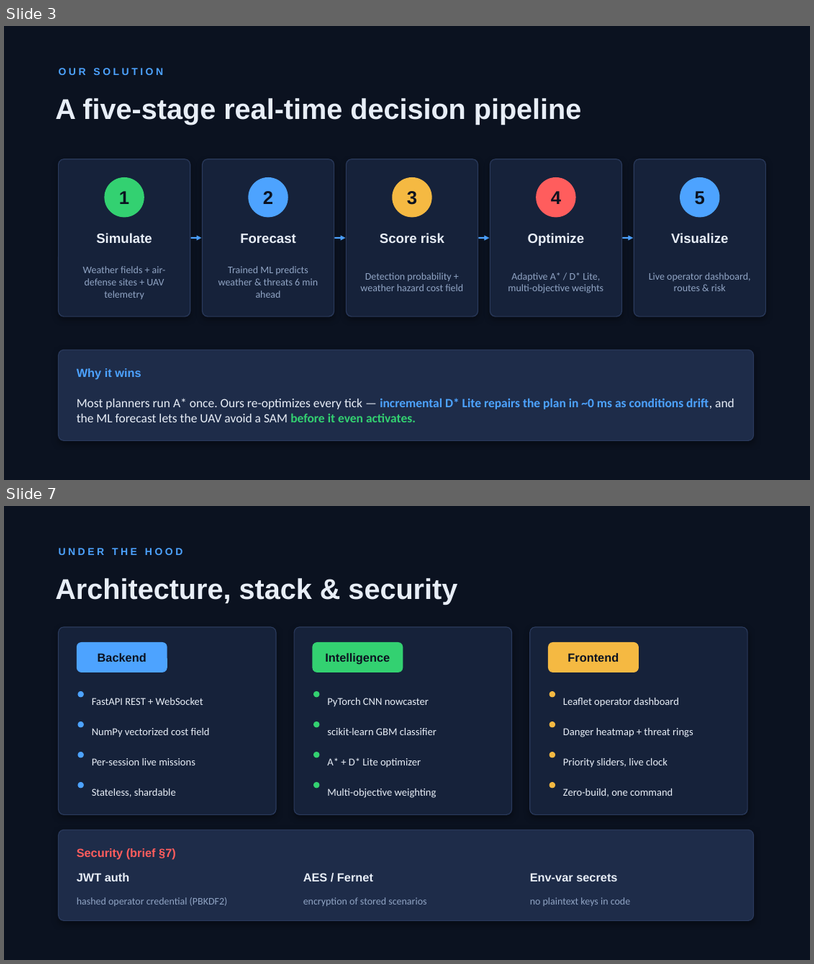
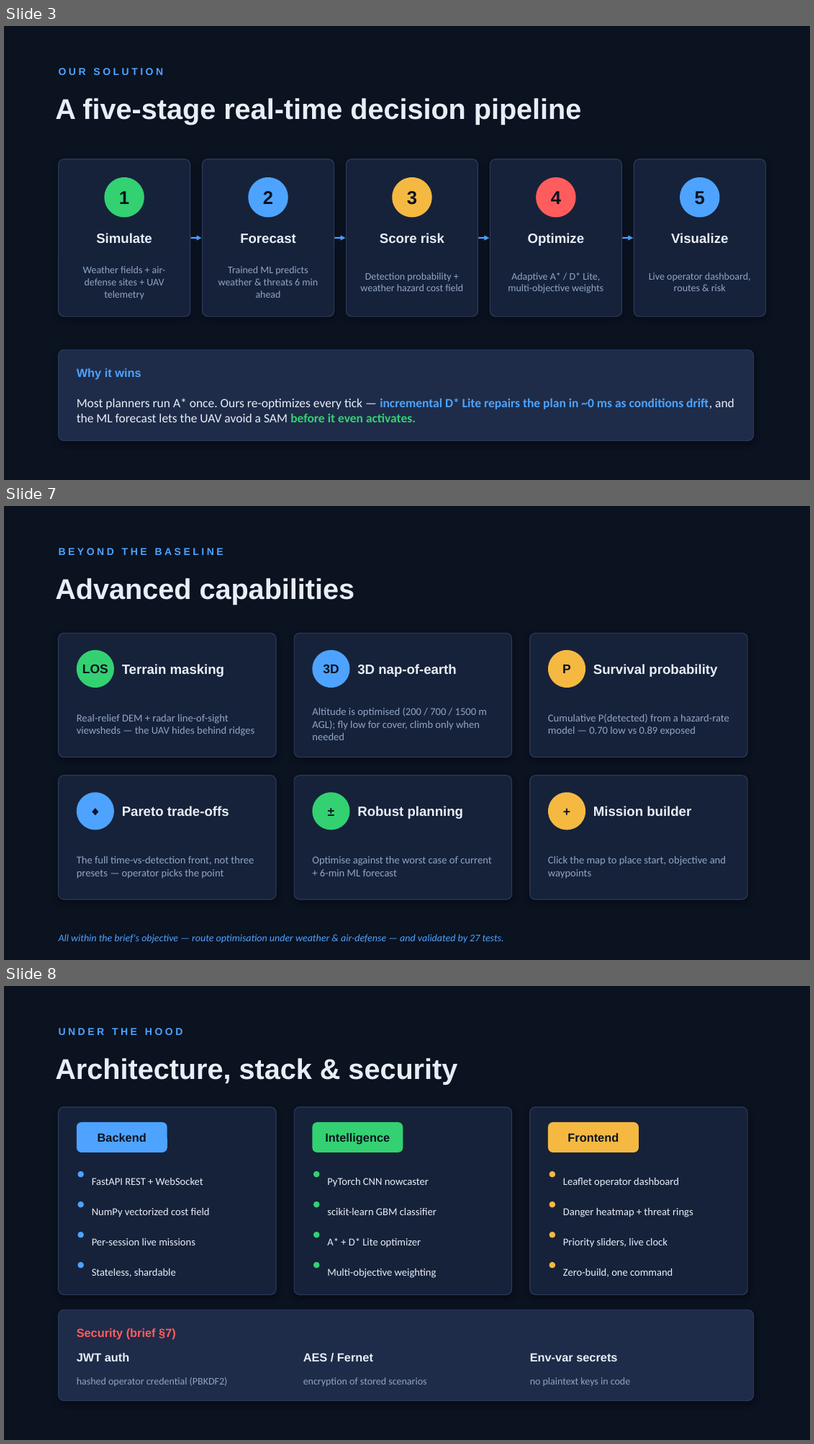
Before and after one commit to Ai7khan/uav-route-optimization-dss, a slide deck: docs/UAV_DSS_Deck.pptx. Shown one above the other, each under a label of ours: slides 3 and 7 before the commit, slides 3, 7 and 8 after it; the slides between them are not shown. The pictures are 814x964 and 814x1444 pixels, drawn with LibreOffice and Linux fonts; fonts in the diff are those of the drawing. Boxes give left, top, right and bottom in pixels: in the first picture for what was removed or moved away, otherwise in the second. Text is boxed around its words. In the diff, an @@ line names an element or a change of style, - is before the commit and + after.

```diff
--- a/docs/UAV_DSS_Deck.pptx
+++ b/docs/UAV_DSS_Deck.pptx
@@ slide 7 added at bbox=[4, 506, 810, 960], background #0B1220 @@
@@ text added at bbox=[59, 548, 224, 555], 12 pt, text #4DA3FF, bold @@
+BEYOND THE BASELINE
@@ text added at bbox=[55, 578, 355, 604], 34 pt, text #E8EEF7, bold @@
+Advanced capabilities
@@ rounded rectangle added at bbox=[59, 633, 276, 757], fill #16223A, outline #2A3A5C 1 pt @@
@@ rounded rectangle added at bbox=[294, 633, 512, 757], fill #16223A, outline #2A3A5C 1 pt @@
@@ rounded rectangle added at bbox=[530, 633, 748, 757], fill #16223A, outline #2A3A5C 1 pt @@
@@ ellipse added at bbox=[77, 650, 114, 687], fill #33D171 @@
@@ ellipse added at bbox=[313, 650, 350, 687], fill #4DA3FF @@
@@ ellipse added at bbox=[548, 650, 586, 687], fill #F5B942 @@
@@ text added at bbox=[82, 664, 108, 673], 15 pt, text #0B1220, bold @@
+LOS
@@ text added at bbox=[122, 664, 225, 677], 16 pt, text #E8EEF7, bold @@
+Terrain masking
@@ text added at bbox=[323, 664, 339, 673], 15 pt, text #0B1220, bold @@
+3D
@@ text added at bbox=[358, 664, 457, 677], 16 pt, text #E8EEF7, bold @@
+3D nap-of-earth
@@ text added at bbox=[563, 664, 571, 673], 15 pt, text #0B1220, bold @@
+P
@@ text added at bbox=[594, 664, 718, 677], 16 pt, text #E8EEF7, bold @@
+Survival probability
@@ text added at bbox=[77, 714, 255, 736], 12.5 pt, text #90A4C4 @@
+Real-relief DEM + radar line-of-sight viewsheds — the UAV hides behind ridges
@@ text added at bbox=[312, 707, 487, 740], 12.5 pt, text #90A4C4 @@
+Altitude is optimised (200 / 700 / 1500 m AGL); fly low for cover, climb only when needed
@@ text added at bbox=[548, 713, 730, 736], 12.5 pt, text #90A4C4 @@
+Cumulative P(detected) from a hazard-rate model — 0.70 low vs 0.89 exposed
@@ rounded rectangle added at bbox=[59, 775, 276, 899], fill #16223A, outline #2A3A5C 1 pt @@
@@ rounded rectangle added at bbox=[294, 775, 512, 899], fill #16223A, outline #2A3A5C 1 pt @@
@@ rounded rectangle added at bbox=[530, 775, 748, 899], fill #16223A, outline #2A3A5C 1 pt @@
@@ ellipse added at bbox=[77, 792, 114, 830], fill #4DA3FF @@
@@ text added at bbox=[77, 792, 114, 830], 15 pt, text #0B1220, bold @@
+◆
@@ text added at bbox=[122, 806, 229, 816], 16 pt, text #E8EEF7, bold @@
+Pareto trade-offs
@@ ellipse added at bbox=[313, 792, 350, 830], fill #33D171 @@
@@ text added at bbox=[313, 792, 350, 830], 15 pt, text #0B1220, bold @@
+±
@@ text added at bbox=[358, 806, 463, 818], 16 pt, text #E8EEF7, bold @@
+Robust planning
@@ ellipse added at bbox=[548, 792, 586, 830], fill #F5B942 @@
@@ text added at bbox=[548, 792, 586, 830], 15 pt, text #0B1220, bold @@
++
@@ text added at bbox=[594, 806, 692, 816], 16 pt, text #E8EEF7, bold @@
+Mission builder
@@ text added at bbox=[77, 856, 254, 878], 12.5 pt, text #90A4C4 @@
+The full time-vs-detection front, not three presets — operator picks the point
@@ text added at bbox=[312, 856, 491, 876], 12.5 pt, text #90A4C4 @@
+Optimise against the worst case of current + 6-min ML forecast
@@ text added at bbox=[548, 856, 726, 878], 12.5 pt, text #90A4C4 @@
+Click the map to place start, objective and waypoints
@@ text added at bbox=[59, 934, 504, 943], 12 pt, text #4DA3FF, italic @@
+All within the brief's objective — route optimisation under weather & air-defense — and validated by 27 tests.
@@ what was slide 7 is now slide 8 @@
```
Also in this commit, not shown: 3 slides changed, 4 other files.
